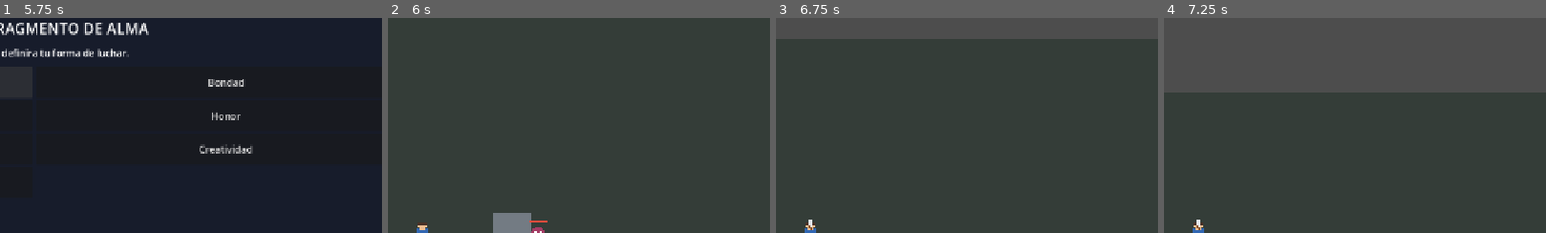
Above: before the commit, frames 1-4 (left to right).
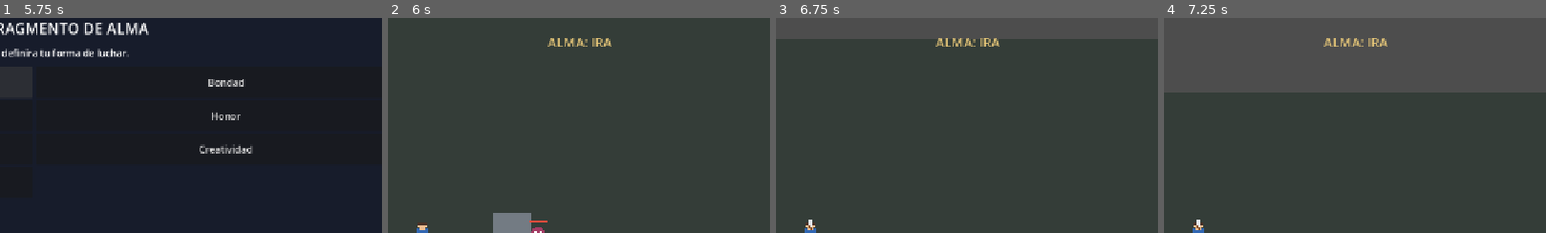
Above: after the commit, the same moments.

Repository: TheIsaac503/LaCascaraDelHeroe
Game: Godot game, scene res://scenes/ui/MainMenu.tscn
Same seed, same stepped clock (60 frames per second), same inputs: the game is played once before the commit and once after it.
Inputs (mouse positions are % of the whole screen's width and height, from its top left):
- Up to frame 1 (5.75 s): click "NUEVA PARTIDA" at 0.5 s; click "Continuar" at 1.25 s; tap Enter at 2, 3.5 s; move the mouse to (72, 45) at 2.02 s; press the mouse at (72, 45) at 2.03 s; hold D (move_right) 2.03-2.78 s; tap Space at 2.75 s; move the mouse to (30, 55) at 2.77 s; release the mouse at (30, 55) at 2.78 s; hold S (move_down) 2.78-3.53 s; click (30, 55) at 2.85 s; move the mouse to (60, 28) at 3.52 s; press the mouse at (60, 28) at 3.53 s; hold D (move_right) 3.53-4.25 s; release the mouse at (60, 28) at 4.25 s; click "Elegir fragmento" at 4.25 s; click "Ira" at 5 s
- Up to frame 2 (6 s): click "Confirmar fragmento" at 5.75 s
- Up to frame 3 (6.75 s): tap Space at 6.5 s; move the mouse to (45, 70) at 6.52 s; hold W (move_up) from 6.53 s (still down); click (45, 70) at 6.6 s
- Up to frame 4 (7.25 s): keep holding W (move_up)
The pictures show only the part of the screen within x 46-96%, y 0-50%; the shares and areas given below are measured in that part.

Frame 1 is identical in both runs. In frame 2, 0.4% of the frame differs, in the area x 41-59%, y 9-14%; in frame 3, 0.4%; in frame 4, 0.4%.

Commit message:
respaldo

Diff:
--- a/scenes/main/Main.tscn
+++ b/scenes/main/Main.tscn
@@ -104,4 +104,13 @@
 grow_vertical = 0
 text = "ATACAR"
 
+[node name="SoulLabel" type="Label" parent="HUD" unique_id=2030536644]
+offset_left = 850.0
+offset_top = 25.0
+offset_right = 1150.0
+offset_bottom = 65.0
+theme_override_colors/font_color = Color(0.9098039, 0.78431374, 0.4745098, 1)
+theme_override_font_sizes/font_size = 22
+text = "ALMA: IRA"
+
 [connection signal="pressed" from="HUD/AttackButton" to="Isaac" method="_on_attack_button_pressed"]
--- a/scripts/pause_menu.gd
+++ b/scripts/pause_menu.gd
@@ -9,6 +9,7 @@
 
 
 func _ready() -> void:
+	update_soul_label()
 	# Permite que el menú funcione incluso cuando el juego está pausado.
 	process_mode = Node.PROCESS_MODE_ALWAYS
 
@@ -122,3 +123,17 @@
 
 func _exit_game() -> void:
 	get_tree().quit()
+
+
+func update_soul_label() -> void:
+	var soul_label := get_node_or_null("SoulLabel") as Label
+
+	if soul_label == null:
+		return
+
+	var fragment := str(GameData.selected_fragment)
+
+	if fragment.is_empty():
+		fragment = "SIN ELEGIR"
+
+	soul_label.text = "ALMA: " + fragment.to_upper()
